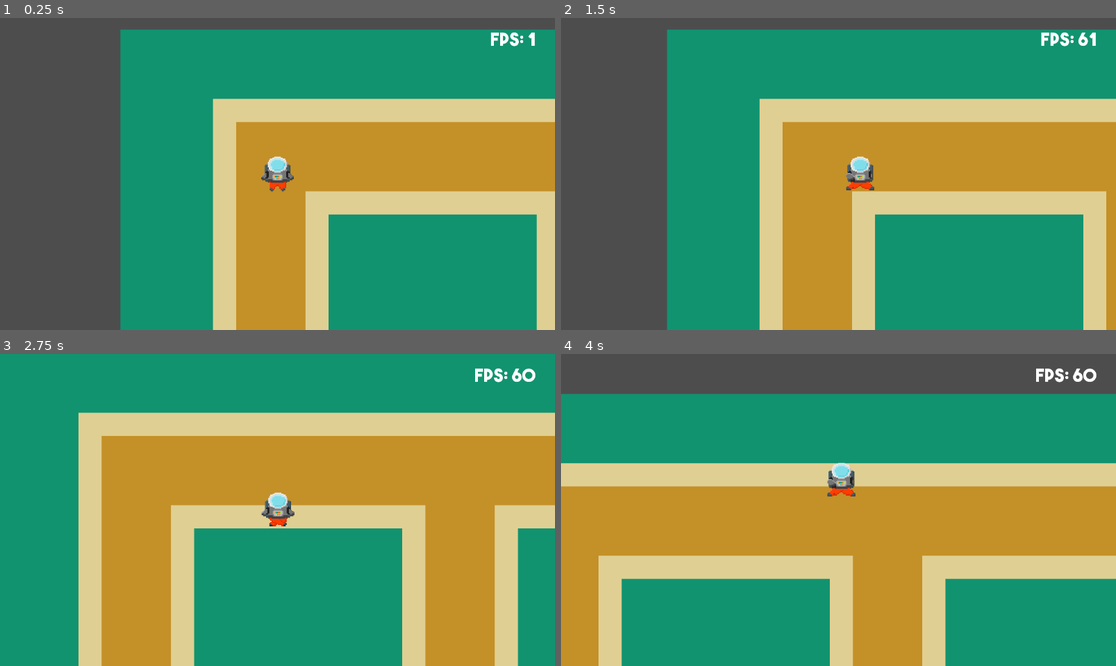
Above: before the commit, frames 1-4 (two rows, left to right).
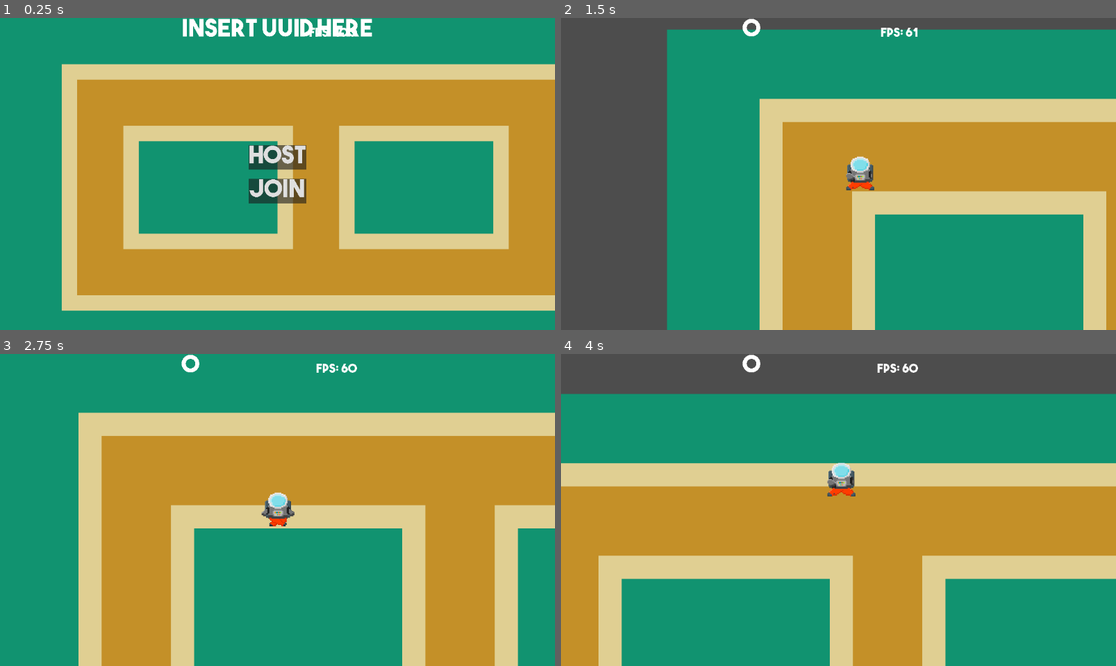
Above: after the commit, the same moments.

Repository: GTNT-Github/Astronaut-of-the-Month
Game: Godot game, scene res://assets/scenes/Game.tscn
Two runs of this game, one before a commit and one after it. Both use one fixed random seed, a clock stepped at 60 frames per second and the inputs below. Before the commit the project starts from res://Game.tscn.
Inputs (mouse positions are in pixels of both pictures, inside the frame that each line leads up to):
- Up to frame 1 (0.25 s): no input
- Up to frame 2 (1.5 s): click (838, 158) at 0.5 s, where only the run after the commit has a clickable "Host"; hold D (right) from 1.28 s (still down)
- Up to frame 3 (2.75 s): release D (right) at 2.03 s; hold S (down) from 2.03 s (still down)
- Up to frame 4 (4 s): release S (down) at 2.78 s; hold D (right) 2.78-3.53 s; hold W (up) from 3.53 s (still down)

The runs differ from the first frame. In frame 1, 76% of the frame differs, in the area x 0-100%, y 0-100%; in frame 2, 0.5%; in frame 3, 0.5%; in frame 4, 0.5%.
Error after the commit: Invalid assignment of property or key 'current' with value of type 'bool' on a base object of type 'Camera2D'. (res://assets/scripts/player.gd:8)

Commit message:
12.12.22
- Multiplayer Added

Diff:
--- a/Game.tscn
+++ b/assets/scenes/Game.tscn
@@ -1,14 +1,11 @@
-[gd_scene load_steps=12 format=3 uid="uid://cv10u2l1qbvl5"]
+[gd_scene load_steps=6 format=3 uid="uid://cv10u2l1qbvl5"]
 
-[ext_resource type="Texture2D" uid="uid://cue7tu4py7rtg" path="res://assets/tilesets/temp.png" id="1"]
-[ext_resource type="Texture2D" uid="uid://jy5iwpaq7yc6" path="res://assets/images/playerIdle.png" id="3_2ow7p"]
-[ext_resource type="Texture2D" uid="uid://d3ao5ghvba112" path="res://assets/images/playerWalk1.png" id="4_7yqb7"]
-[ext_resource type="Script" path="res://assets/scripts/player.gd" id="5"]
-[ext_resource type="Texture2D" uid="uid://bpio056o2bgw6" path="res://assets/images/playerWalk2.png" id="5_xeidc"]
-[ext_resource type="FontFile" uid="uid://c0spcda47imn2" path="res://assets/fonts/theBoldFont.ttf" id="6_rki0g"]
+[ext_resource type="Texture2D" uid="uid://cue7tu4py7rtg" path="res://assets/tilesets/temp.png" id="1_g8fjr"]
+[ext_resource type="FontFile" uid="uid://c0spcda47imn2" path="res://assets/fonts/theBoldFont.ttf" id="2_8uusr"]
+[ext_resource type="Script" path="res://assets/scripts/server.gd" id="2_yvyiq"]
 
 [sub_resource type="TileSetAtlasSource" id="TileSetAtlasSource_b7vgu"]
-texture = ExtResource("1")
+texture = ExtResource("1_g8fjr")
 texture_region_size = Vector2i(128, 128)
 0:0/0 = 0
 0:0/0/physics_layer_0/linear_velocity = Vector2(0, 0)
@@ -27,28 +24,11 @@
 physics_layer_0/collision_mask = 2
 sources/0 = SubResource("TileSetAtlasSource_b7vgu")
 
-[sub_resource type="SpriteFrames" id="3"]
-animations = [{
-"frames": [ExtResource("3_2ow7p")],
-"loop": true,
-"name": &"idle",
-"speed": 5.0
-}, {
-"frames": [ExtResource("4_7yqb7"), ExtResource("5_xeidc")],
-"loop": true,
-"name": &"walk",
-"speed": 4.0
-}]
-
-[sub_resource type="RectangleShape2D" id="4"]
-size = Vector2(46, 3.5)
-
-[sub_resource type="RectangleShape2D" id="5"]
-size = Vector2(44.1, 48)
-
 [node name="Game" type="Node2D"]
+script = ExtResource("2_yvyiq")
 
 [node name="TileMap" type="TileMap" parent="."]
+position = Vector2(6.10352e-05, 3.05176e-05)
 scale = Vector2(0.25, 0.25)
 tile_set = SubResource("2")
 cell_quadrant_size = 48
@@ -57,8 +37,6 @@
 layer_0/tile_data = PackedInt32Array(-262086, 0, 0, 0, 131072, 0, 1, 131072, 0, 2, 131072, 0, 3, 131072, 0, 4, 131072,  …(16414 unchanged characters)…
 
 [node name="UI" type="CanvasLayer" parent="."]
-scale = Vector2(1.5, 1.5)
-transform = Transform2D(1.5, 0, 0, 1.5, 0, 0)
 
 [node name="FPS" type="Label" parent="UI"]
 anchors_preset = 1
@@ -72,36 +50,71 @@
 scale = Vector2(0.25, 0.25)
 size_flags_horizontal = 8
 size_flags_vertical = 0
-theme_override_fonts/font = ExtResource("6_rki0g")
+theme_override_fonts/font = ExtResource("2_8uusr")
 theme_override_font_sizes/font_size = 100
 text = "FPS: 100"
 horizontal_alignment = 2
 metadata/_edit_use_anchors_ = true
 
-[node name="CharacterBody2D" type="CharacterBody2D" parent="."]
-position = Vector2(217, 200)
-collision_layer = 2
-collision_mask = 4
-script = ExtResource("5")
+[node name="Host" type="Button" parent="UI"]
+anchors_preset = 8
+anchor_left = 0.5
+anchor_top = 0.5
+anchor_right = 0.5
+anchor_bottom = 0.5
+offset_left = -600.5
+offset_top = -289.0
+offset_right = 600.5
+offset_bottom = 219.0
+grow_horizontal = 2
+grow_vertical = 2
+scale = Vector2(0.1, 0.1)
+pivot_offset = Vector2(600.5, 254)
+theme_override_fonts/font = ExtResource("2_8uusr")
+theme_override_font_sizes/font_size = 500
+text = "Host"
 
-[node name="Sprite2D" type="AnimatedSprite2D" parent="CharacterBody2D"]
-texture_filter = 1
-scale = Vector2(0.5, 0.5)
-frames = SubResource("3")
-animation = &"idle"
+[node name="Join" type="Button" parent="UI"]
+anchors_preset = 8
+anchor_left = 0.5
+anchor_top = 0.5
+anchor_right = 0.5
+anchor_bottom = 0.5
+offset_left = -600.5
+offset_top = -219.0
+offset_right = 600.5
+offset_bottom = 289.0
+grow_horizontal = 2
+grow_vertical = 2
+scale = Vector2(0.1, 0.1)
+pivot_offset = Vector2(600.5, 254)
+theme_override_fonts/font = ExtResource("2_8uusr")
+theme_override_font_sizes/font_size = 500
+text = "Join"
 
-[node name="CollisionShape2D" type="CollisionShape2D" parent="CharacterBody2D"]
-position = Vector2(0, 22.5)
-shape = SubResource("4")
+[node name="UUID" type="Label" parent="UI"]
+anchors_preset = 5
+anchor_left = 0.5
+anchor_right = 0.5
+offset_left = -1985.5
+offset_right = 1985.5
+offset_bottom = 520.0
+grow_horizontal = 2
+scale = Vector2(0.1, 0.1)
+pivot_offset = Vector2(1985.5, 0)
+size_flags_horizontal = 4
+theme_override_fonts/font = ExtResource("2_8uusr")
+theme_override_font_sizes/font_size = 500
+text = "INSERT UUID HERE"
+horizontal_alignment = 3
+vertical_alignment = 1
 
-[node name="Top" type="Area2D" parent="CharacterBody2D"]
-collision_mask = 0
+[node name="MultiplayerSpawner" type="MultiplayerSpawner" parent="."]
+_spawnable_scenes = PackedStringArray("res://assets/scenes/Player.tscn")
+spawn_path = NodePath("..")
 
-[node name="CollisionShape2D" type="CollisionShape2D" parent="CharacterBody2D/Top"]
-shape = SubResource("5")
+[node name="Node2D" type="Node2D" parent="."]
 
-[node name="Camera2D" type="Camera2D" parent="CharacterBody2D"]
-current = true
-zoom = Vector2(1.5, 1.5)
-position_smoothing_enabled = true
-rotation_smoothing_enabled = true
+[connection signal="pressed" from="UI/Host" to="." method="start_server"]
+[connection signal="pressed" from="UI/Join" to="." method="join_server"]
+[connection signal="spawned" from="MultiplayerSpawner" to="." method="_on_multiplayer_spawner_spawned"]
--- /dev/null
+++ b/assets/scenes/Player.tscn
@@ -0,0 +1,65 @@
+[gd_scene load_steps=10 format=3 uid="uid://bp2jngtlj7wjp"]
+
+[ext_resource type="Script" path="res://assets/scripts/player.gd" id="1_45a31"]
+[ext_resource type="Texture2D" uid="uid://jy5iwpaq7yc6" path="res://assets/images/playerIdle.png" id="2_c01uo"]
+[ext_resource type="Texture2D" uid="uid://d3ao5ghvba112" path="res://assets/images/playerWalk1.png" id="3_lr1lk"]
+[ext_resource type="Texture2D" uid="uid://bpio056o2bgw6" path="res://assets/images/playerWalk2.png" id="4_turcq"]
+[ext_resource type="Script" path="res://assets/scripts/synchronizer.gd" id="5_23ryk"]
+
+[sub_resource type="SpriteFrames" id="SpriteFrames_t2h7n"]
+animations = [{
+"frames": [ExtResource("2_c01uo")],
+"loop": true,
+"name": &"idle",
+"speed": 5.0
+}, {
+"frames": [ExtResource("3_lr1lk"), ExtResource("4_turcq")],
+"loop": true,
+"name": &"walk",
+"speed": 4.0
+}]
+
+[sub_resource type="RectangleShape2D" id="RectangleShape2D_omevv"]
+size = Vector2(46, 3.5)
+
+[sub_resource type="RectangleShape2D" id="RectangleShape2D_jnt6i"]
+size = Vector2(44.1, 48)
+
+[sub_resource type="SceneReplicationConfig" id="SceneReplicationConfig_vccr0"]
+properties/0/path = NodePath(".:position")
+properties/0/spawn = true
+properties/0/sync = true
+
+[node name="Player" type="CharacterBody2D"]
+position = Vector2(217, 200)
+collision_layer = 2
+collision_mask = 4
+script = ExtResource("1_45a31")
+
+[node name="Sprite" type="AnimatedSprite2D" parent="."]
+texture_filter = 1
+scale = Vector2(0.5, 0.5)
+frames = SubResource("SpriteFrames_t2h7n")
+animation = &"idle"
+
+[node name="Collision" type="CollisionShape2D" parent="."]
+position = Vector2(0, 22.5)
+shape = SubResource("RectangleShape2D_omevv")
+
+[node name="Top" type="Area2D" parent="."]
+collision_mask = 0
+
+[node name="Collision" type="CollisionShape2D" parent="Top"]
+shape = SubResource("RectangleShape2D_jnt6i")
+
+[node name="Camera2D" type="Camera2D" parent="."]
+visible = false
+current = true
+zoom = Vector2(1.5, 1.5)
+position_smoothing_enabled = true
+rotation_smoothing_enabled = true
+
+[node name="MultiplayerSynchronizer" type="MultiplayerSynchronizer" parent="."]
+root_path = NodePath(".")
+replication_config = SubResource("SceneReplicationConfig_vccr0")
+script = ExtResource("5_23ryk")
--- a/assets/scripts/player.gd
+++ b/assets/scripts/player.gd
@@ -1,15 +1,21 @@
 extends CharacterBody2D
 @export var speed = 250
 var faceLeft: bool = true
+@onready var syncronizer = $MultiplayerSynchronizer
 
+func _ready():
+	syncronizer.set_multiplayer_authority(str(name).to_int())
+	$Camera2D.current = syncronizer.is_multiplayer_authority()
 
 func _process(_delta: float) -> void:
-	var velocity: Vector2 = getInput()
-	set_velocity(velocity*speed)
-	move_and_slide()
+	if syncronizer.is_multiplayer_authority():
+		var velocity: Vector2 = getInput()
+		set_velocity(velocity*speed)
+		move_and_slide()
+		syncronizer.position = position
 	$/root/Game/UI/FPS.text = str("FPS: ",Engine.get_frames_per_second())
 func getInput() -> Vector2:
-	var animatedSprite = $Sprite2D
+	var animatedSprite = $Sprite
 	var velocity: Vector2 = Vector2.ZERO
 	var animation: String = "idle"
 
--- /dev/null
+++ b/assets/scripts/server.gd
@@ -0,0 +1,31 @@
+extends Node2D
+
+var multiplayerPeer = ENetMultiplayerPeer.new()
+
+const PORT = 9999
+const ADDRESS = "localhost"
+
+func start_server():
+	$UI/Host.visible = false
+	$UI/Join.visible = false
+	multiplayerPeer.create_server(PORT)
+	multiplayer.multiplayer_peer = multiplayerPeer
+	multiplayerPeer.peer_connected.connect(func(id): addPlayerChar(id))
+	$UI/UUID.text = str(multiplayerPeer.get_unique_id())
+	addPlayerChar()
+
+func join_server():
+	$UI/Host.visible = false
+	$UI/Join.visible = false
+	multiplayerPeer.create_client(ADDRESS,PORT)
+	multiplayer.multiplayer_peer = multiplayerPeer
+	$UI/UUID.text = str(multiplayerPeer.get_unique_id())
+
+func addPlayerChar(id=1):
+	var char = preload("res://assets/scenes/Player.tscn").instantiate()
+	char.name = str(id)
+	$"/root/Game".add_child(char)
+
+
+func _on_multiplayer_spawner_spawned(node):
+	print(1)
--- /dev/null
+++ b/assets/scripts/synchronizer.gd
@@ -0,0 +1,8 @@
+extends MultiplayerSynchronizer
+
+@export var position:Vector2:
+	set(val):
+		if is_multiplayer_authority():
+			position = val
+		else:
+			get_parent().position = val
--- a/project.godot
+++ b/project.godot
@@ -11,7 +11,7 @@
 [application]
 
 config/name="Astronaut of the Month"
-run/main_scene="res://Game.tscn"
+run/main_scene="res://assets/scenes/Game.tscn"
 config/features=PackedStringArray("4.0")
 config/icon="res://icon.png"
 
Not shown, changed: export_presets.cfg
Not shown, added: exports/Game.pck
